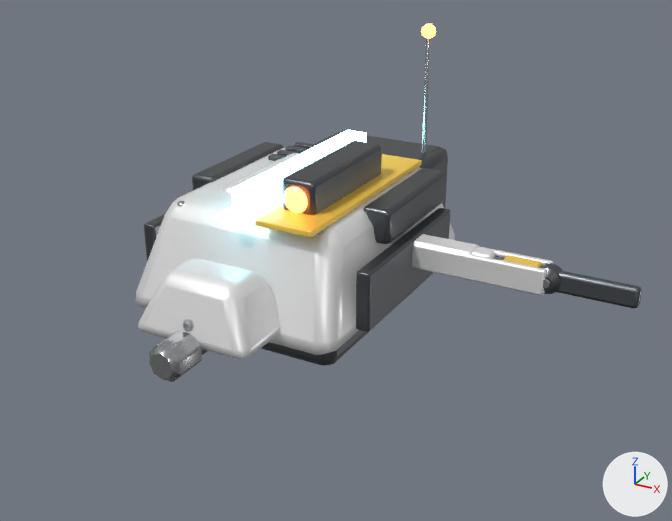
The glTF model public/assets/models/robots/mantis/rifle.glb as it was, and as the next commit left it.
The view is the same before and after, from a 50 mm lens placed at (0.787, -1.321, 0.611), pointed at (0.159, -0.18, 0.041). The axes (+X, +Y, +Z) are drawn at lower right. The lights are the same throughout. The first picture is the older version. Vertices at exactly the same position are counted once.

The first picture shows 'Barrel', 'Hull', 'LegLower', 'LegUpper', 'Turret'.
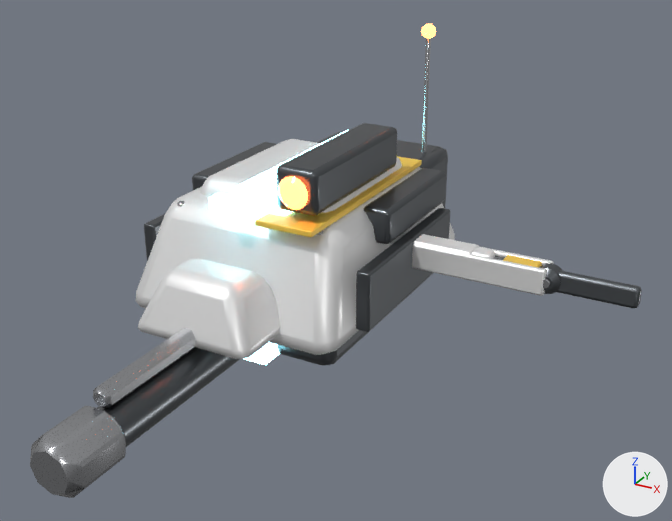
Pixel boxes (x1, y1, x2, y2) of what changed, in the pictures (672 x 521 px; the box of a moved part takes in the faces that stretch with it):
'Barrel', reshaped: before (149, 319, 207, 382); after (30, 328, 279, 498)
'Turret', rescaled (27% wider, 29% taller): before (223, 141, 382, 215); after (200, 123, 402, 219)
part 1 of me_barrel, moved or reshaped (mostly hidden before): before (202, 349, 207, 355); after (97, 347, 240, 447)
part 2 of me_barrel, moved or reshaped: before (183, 319, 194, 332); after (93, 328, 196, 409)
part 3 of me_barrel, moved or reshaped: before (149, 331, 202, 382); after (30, 406, 126, 498)
part 4 of me_barrel, moved or reshaped (not visible before): after (244, 342, 279, 365)

What the commit changed:
me_barrel is used by ob_barrel; location (0.0, 0.0, 0.0).
me_barrel had 264 vertices, 508 faces and spanned x -0.032..0.032, y -0.415..0.1, z -0.102..-0.026.
me_barrel now has 320 vertices, 616 faces and spans x -0.05..0.05, y -0.643..0.155, z -0.158..-0.04.
me_barrel part 1: the loose piece of 56 vertices spanning x -0.021..0.021, y -0.4..0.1, z -0.092..-0.048 is scaled about the mesh origin by 1.55.
me_barrel part 2: the loose piece of 48 vertices spanning x -0.01..0.01, y -0.35..0.07, z -0.046..-0.026 is scaled about the mesh origin by 1.55.
me_barrel part 3: the loose piece of 48 vertices spanning x -0.028..0.028, y -0.415..-0.345, z -0.098..-0.042 is scaled about the mesh origin by 1.55.
me_barrel part 4: the loose piece of 56 vertices spanning x -0.032..0.032, y -0.14..-0.1, z -0.102..-0.038 is scaled about the mesh origin by 1.55.
Other edits to the shape of me_barrel do not show in these pictures.
me_barrel gains material mat_hazard (yellow #f9ce50).
me_turret is used by ob_turret; location (0.0, 0.0, 0.0).
me_turret had 162 vertices, 308 faces and spanned x -0.116..0.116, y -0.171..0.136, z 0.0..0.15.
me_turret now has 162 vertices, 308 faces and spans x -0.14..0.14, y -0.205..0.163, z 0.0..0.18.
me_turret part 5: the whole mesh is scaled about the mesh origin by 1.2.
